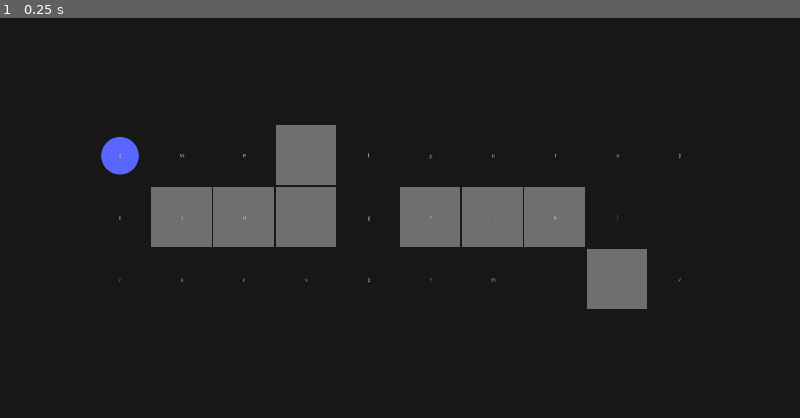
Above: before the commit, frame 1.
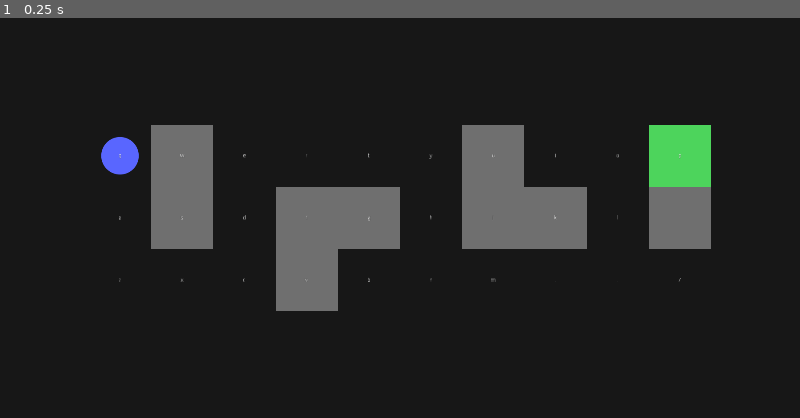
Above: after the commit, the same moment.

Repository: creikey/mad-dash
Game: Godot game, scene res://Main.tscn
The game is run twice, just before and just after one commit, with the same random seed, the same clock (stepped at 60 frames per second) and the same inputs.
Inputs:
- Up to frame 1 (0.25 s): no input

The runs differ from the first frame. In frame 1, 12% of the frame differs, in the area x 18-89%, y 26-74%.

Commit message:
Add goal sprite and improve tilemap

Diff:
--- a/src/Main.tscn
+++ b/src/Main.tscn
@@ -48,5 +48,6 @@
 [node name="StageManager" type="Node2D" parent="."]
 
 [node name="StageOne" parent="StageManager" instance=ExtResource( 4 )]
+tile_data = PoolIntArray( 1, 1, 0, 6, 1, 0, 9, 0, 0, 65537, 1, 0, 65539, 1, 0, 65540, 1, 0, 65542, 1, 0, 65543, 1, 0, 65545, 1, 0, 131075, 1, 0 )
 [connection signal="new_position" from="CanvasLayer/MarginContainer/PossibleSpots" to="Player" method="_on_PossibleSpots_new_position"]
 [connection signal="starting_position" from="CanvasLayer/MarginContainer/PossibleSpots" to="Player" method="_on_PossibleSpots_starting_position"]
--- /dev/null
+++ b/src/goal.svg
@@ -0,0 +1,84 @@
+<?xml version="1.0" encoding="UTF-8" standalone="no"?>
+<!-- Created with Inkscape (http://www.inkscape.org/) -->
+
+<svg
+   xmlns:dc="http://purl.org/dc/elements/1.1/"
+   xmlns:cc="http://creativecommons.org/ns#"
+   xmlns:rdf="http://www.w3.org/1999/02/22-rdf-syntax-ns#"
+   xmlns:svg="http://www.w3.org/2000/svg"
+   xmlns="http://www.w3.org/2000/svg"
+   xmlns:sodipodi="http://sodipodi.sourceforge.net/DTD/sodipodi-0.dtd"
+   xmlns:inkscape="http://www.inkscape.org/namespaces/inkscape"
+   width="140"
+   height="140"
+   viewBox="0 0 37.041666 37.041668"
+   version="1.1"
+   id="svg8"
+   inkscape:version="0.92.4 5da689c313, 2019-01-14"
+   sodipodi:docname="goal.svg"
+   inkscape:export-filename="/home/creikey/Documents/projects/mad-dash/src/goal.png"
+   inkscape:export-xdpi="96"
+   inkscape:export-ydpi="96">
+  <defs
+     id="defs2" />
+  <sodipodi:namedview
+     id="base"
+     pagecolor="#ffffff"
+     bordercolor="#666666"
+     borderopacity="1.0"
+     inkscape:pageopacity="0.0"
+     inkscape:pageshadow="2"
+     inkscape:zoom="2.8"
+     inkscape:cx="39.229989"
+     inkscape:cy="45.128657"
+     inkscape:document-units="px"
+     inkscape:current-layer="layer1"
+     showgrid="false"
+     units="px"
+     inkscape:pagecheckerboard="true"
+     inkscape:snap-bbox="true"
+     inkscape:bbox-paths="true"
+     inkscape:snap-bbox-edge-midpoints="true"
+     inkscape:snap-bbox-midpoints="true"
+     inkscape:bbox-nodes="true"
+     inkscape:object-paths="true"
+     inkscape:snap-intersection-paths="true"
+     inkscape:snap-midpoints="true"
+     inkscape:snap-smooth-nodes="true"
+     inkscape:snap-object-midpoints="true"
+     inkscape:snap-center="true"
+     inkscape:snap-text-baseline="true"
+     inkscape:snap-page="true"
+     inkscape:window-width="1872"
+     inkscape:window-height="1024"
+     inkscape:window-x="1968"
+     inkscape:window-y="28"
+     inkscape:window-maximized="1" />
+  <metadata
+     id="metadata5">
+    <rdf:RDF>
+      <cc:Work
+         rdf:about="">
+        <dc:format>image/svg+xml</dc:format>
+        <dc:type
+           rdf:resource="http://purl.org/dc/dcmitype/StillImage" />
+        <dc:title></dc:title>
+      </cc:Work>
+    </rdf:RDF>
+  </metadata>
+  <g
+     inkscape:label="Layer 1"
+     inkscape:groupmode="layer"
+     id="layer1"
+     transform="translate(0,-259.95831)">
+    <rect
+       style="fill:#4dd45c;fill-opacity:1;stroke-width:0.25723377"
+       id="rect815"
+       width="37.041668"
+       height="37.041664"
+       x="0"
+       y="259.95831"
+       inkscape:export-xdpi="96"
+       inkscape:export-ydpi="96" />
+  </g>
+</svg>
--- a/src/stages/StageOne.tscn
+++ b/src/stages/StageOne.tscn
@@ -1,16 +1,20 @@
-[gd_scene load_steps=4 format=2]
+[gd_scene load_steps=6 format=2]
 
 [ext_resource path="res://wall.png" type="Texture" id=1]
+[ext_resource path="res://goal.png" type="Texture" id=2]
 
 [sub_resource type="ConvexPolygonShape2D" id=2]
-points = PoolVector2Array( 136, 135, 0, 135, 0, 0, 136, 1.66666 )
+points = PoolVector2Array( 140, 140, 0, 140, 0, 0, 140, 0 )
+
+[sub_resource type="ConvexPolygonShape2D" id=3]
+points = PoolVector2Array( 140, 140, 0, 140, 0, 0, 140, 0 )
 
 [sub_resource type="TileSet" id=1]
-0/name = "wall.png 0"
-0/texture = ExtResource( 1 )
+0/name = "Goal"
+0/texture = ExtResource( 2 )
 0/tex_offset = Vector2( 0, 0 )
 0/modulate = Color( 1, 1, 1, 1 )
-0/region = Rect2( 0, 0, 136, 135 )
+0/region = Rect2( 0, 0, 140, 140 )
 0/tile_mode = 0
 0/occluder_offset = Vector2( 0, 0 )
 0/navigation_offset = Vector2( 0, 0 )
@@ -22,10 +26,25 @@
 "shape_transform": Transform2D( 1, 0, 0, 1, 0, 0 )
 } ]
 0/z_index = 0
+1/name = "Wall"
+1/texture = ExtResource( 1 )
+1/tex_offset = Vector2( 0, 0 )
+1/modulate = Color( 1, 1, 1, 1 )
+1/region = Rect2( 0, 0, 140, 140 )
+1/tile_mode = 0
+1/occluder_offset = Vector2( 0, 0 )
+1/navigation_offset = Vector2( 0, 0 )
+1/shapes = [ {
+"autotile_coord": Vector2( 0, 0 ),
+"one_way": false,
+"one_way_margin": 1.0,
+"shape": SubResource( 3 ),
+"shape_transform": Transform2D( 1, 0, 0, 1, 0, 0 )
+} ]
+1/z_index = 0
 
 [node name="StageOne" type="TileMap"]
 position = Vector2( 200, 240 )
 tile_set = SubResource( 1 )
 cell_size = Vector2( 140, 140 )
 format = 1
-tile_data = PoolIntArray( 3, 0, 0, 65537, 0, 0, 65538, 0, 0, 65539, 0, 0, 65541, 0, 0, 65542, 0, 0, 65543, 0, 0, 131080, 0, 0 )
Binary file added: src/goal.png
Not shown, added: src/goal.png.import
Not shown, added: src/goal.svg.import
Binary file changed: src/wall.png
